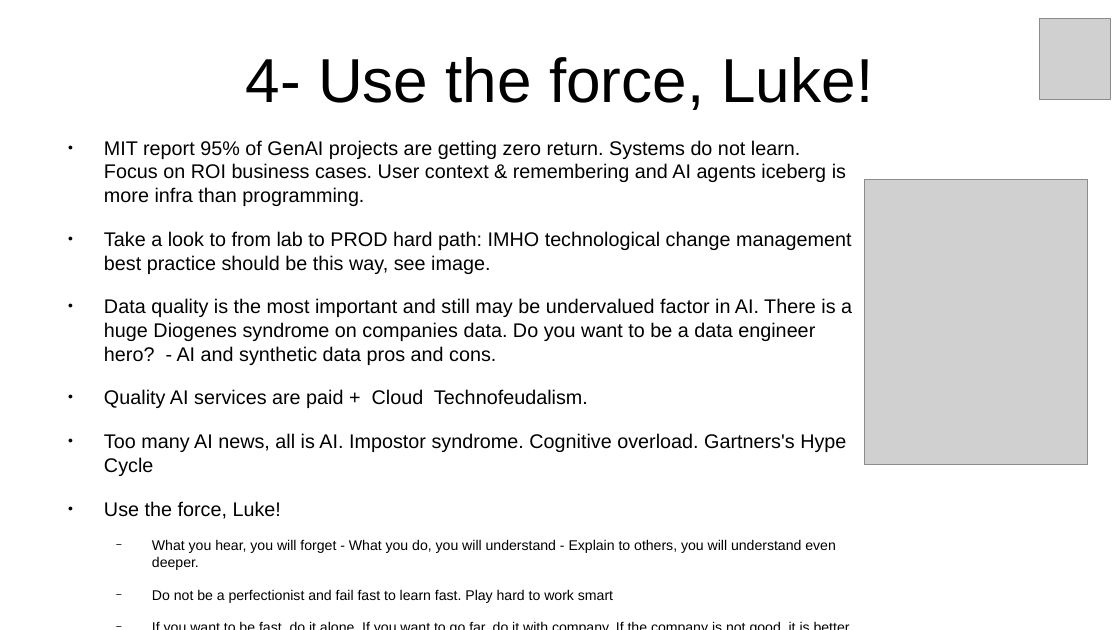
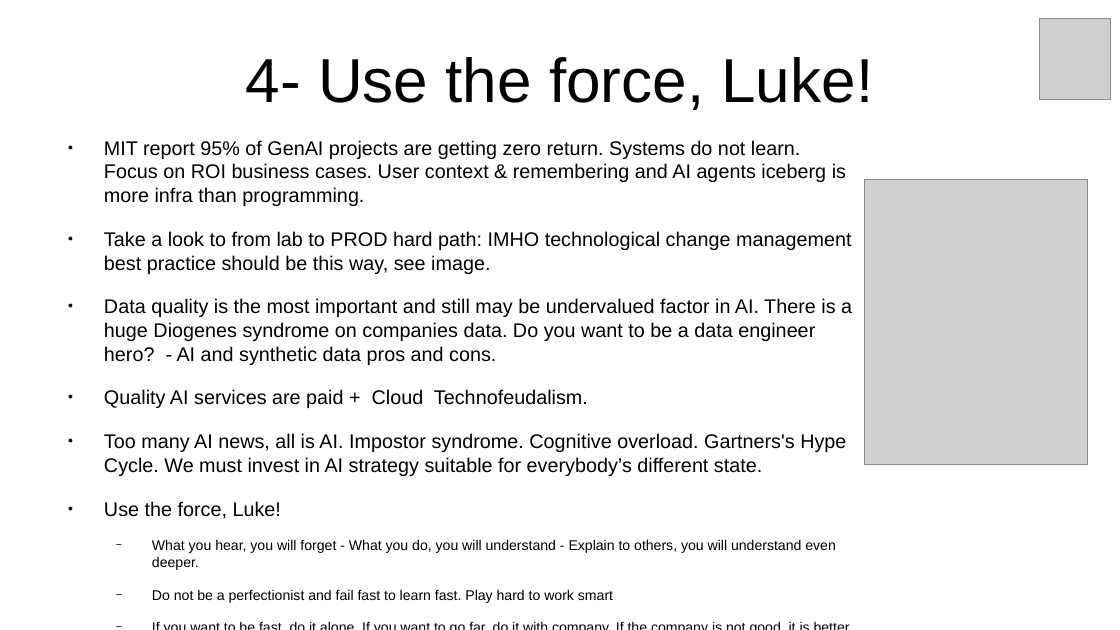
Before and after one commit to inigokintana/homelab-2-prod-ai-golden-path, a slide deck: slide 8 of docs/Presentation-homelab-2-prod-ai-golden-path.odp. Drawn at 1120x630 pixels with LibreOffice and Linux fonts; fonts in the diff are those of the drawing; grey boxes stand for pictures. Boxes give left, top, right and bottom in pixels: in the first picture for what was removed or moved away, otherwise in the second. Text is boxed around its words. In the diff, an @@ line names an element or a change of style, - is before the commit and + after.

```diff
--- a/docs/Presentation-homelab-2-prod-ai-golden-path.odp
+++ b/docs/Presentation-homelab-2-prod-ai-golden-path.odp
@@ text at box(104, 433, 846, 476): text changed @@
-● Too many AI news, all is AI. Impostor syndrome. Cognitive overload. Gartners's Hype Cycle
+● Too many AI news, all is AI. Impostor syndrome. Cognitive overload. Gartners's Hype Cycle. We must invest in AI strategy suitable for everybody’s different state.
```
Also in this commit, not shown: 2 other slides changed, 8 other files.
